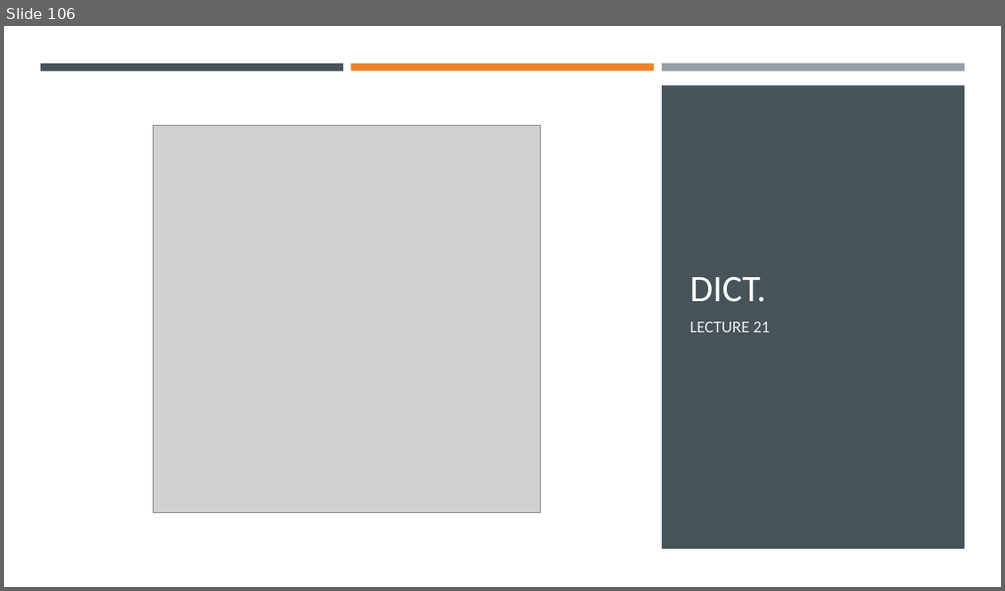
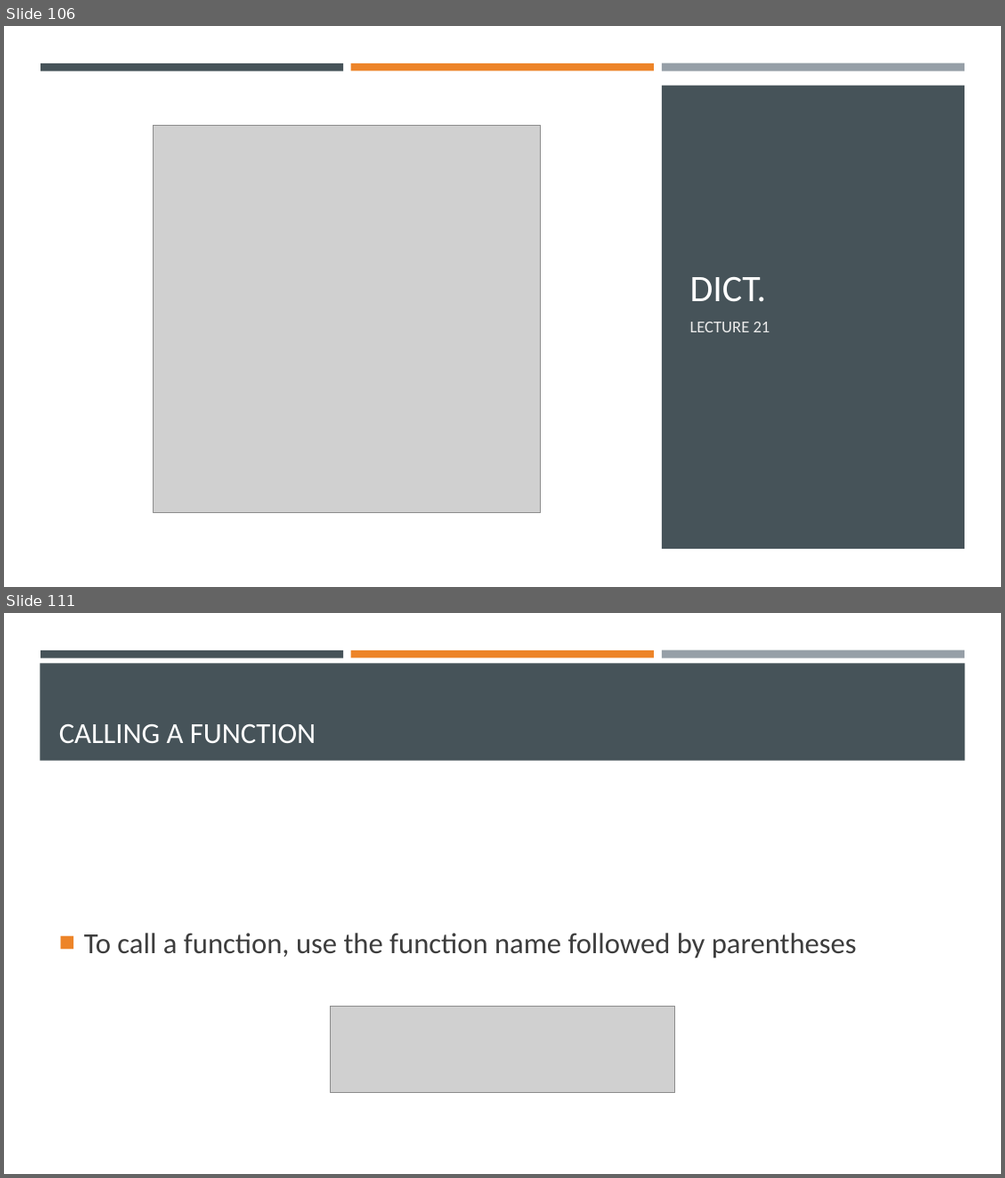
Before and after one commit to Ghost0396/iot, a slide deck: python/Python 3.pptx. Shown one above the other, each under a label of ours: slide 106 before the commit, slides 106 and 111 after it; the slides between them are not shown. The pictures are 1005x591 and 1005x1178 pixels, drawn with LibreOffice and Linux fonts; fonts in the diff are those of the drawing; grey boxes stand for pictures. Boxes give left, top, right and bottom in pixels: in the first picture for what was removed or moved away, otherwise in the second. Text is boxed around its words. In the diff, an @@ line names an element or a change of style, - is before the commit and + after.

```diff
--- a/python/Python 3.pptx
+++ b/python/Python 3.pptx
@@ slide 111 added at (4,613,1001,1174), background #FFFFFF @@
@@ rectangle added at (40,663,965,761), fill #465359 @@
@@ rectangle added at (40,650,343,657), fill #465359 @@
@@ rectangle added at (351,650,654,657), fill #ED8428 @@
@@ rectangle added at (662,650,964,658), fill #969FA7 @@
@@ title added at (59,724,316,743), 28 pt, text #FFFFFF @@
+CALLING A FUNCTION
@@ text added at (84,933,857,958), 28 pt, text #3D3D3D @@
+■ To call a function, use the function name followed by parentheses
@@ picture added at (331,1005,675,1093) @@
```
Also in this commit, not shown: 17 other slides added, 1 slide removed, 2 other files.
